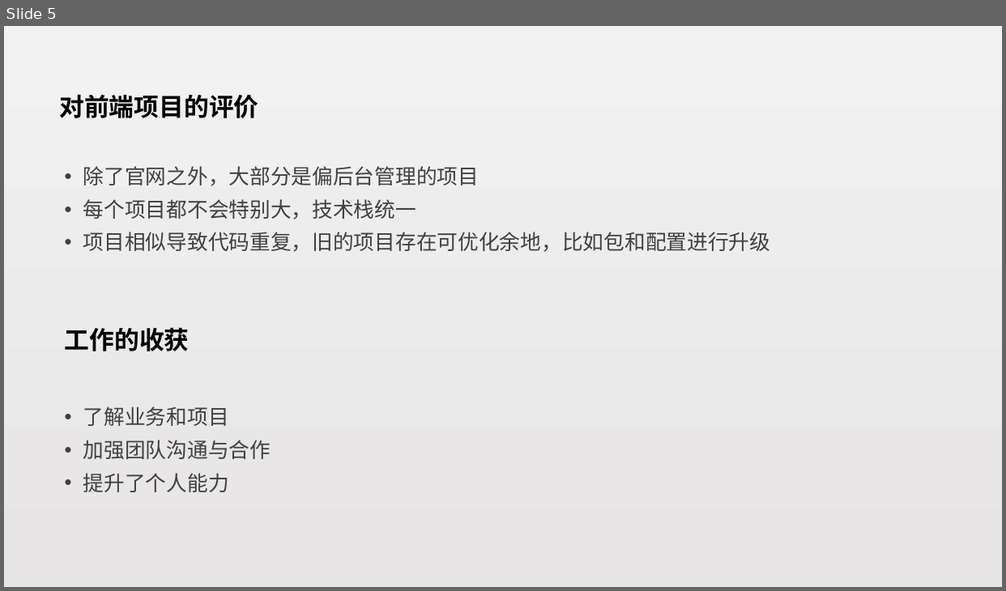
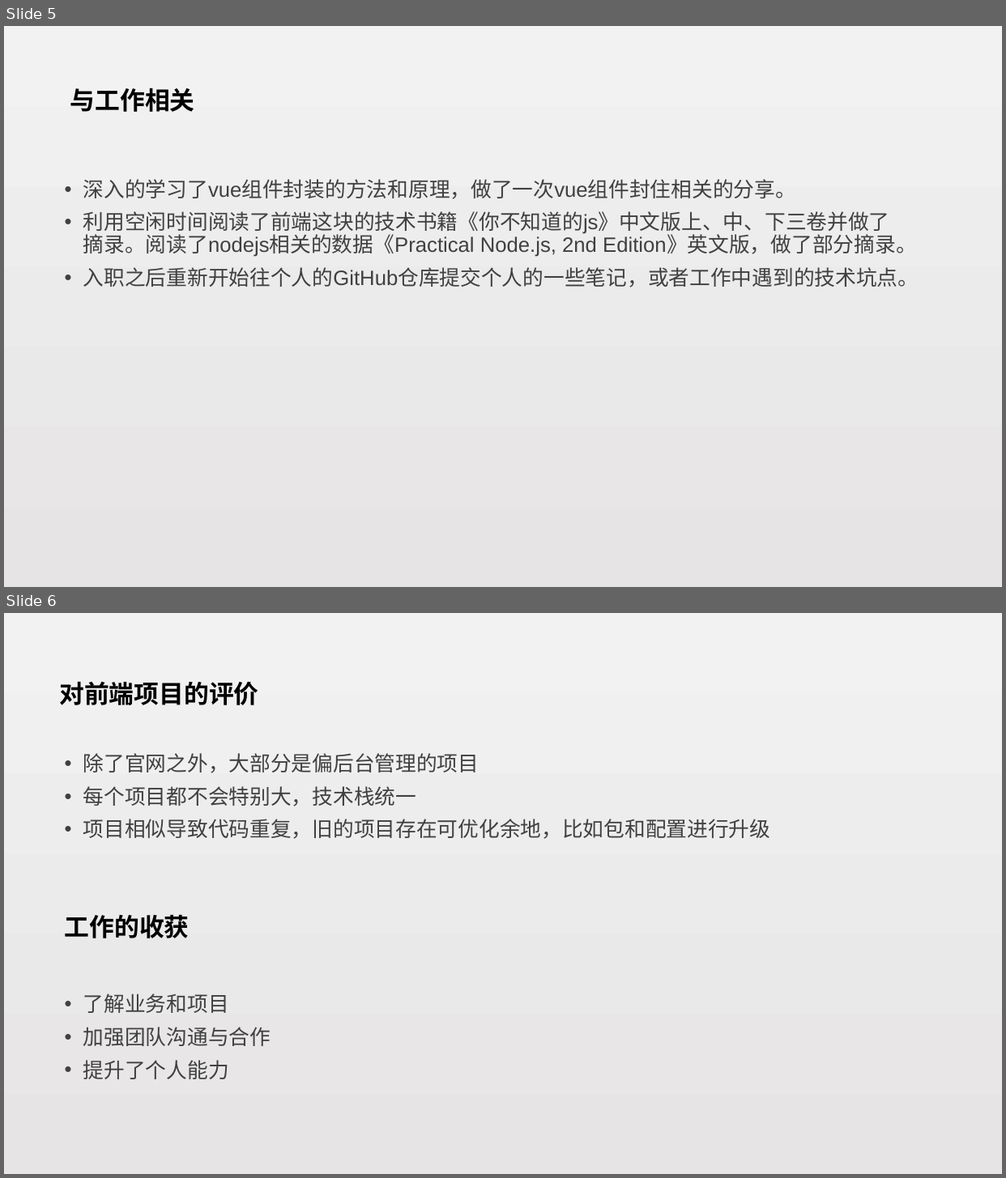
Before and after one commit to zepang/Rx_note, a slide deck: 赖泽海-试用期工作总结.pptx. Shown one above the other, each under a label of ours: slide 5 before the commit, slides 5 and 6 after it. The pictures are 1006x591 and 1006x1178 pixels, drawn with LibreOffice and Linux fonts; fonts in the diff are those of the drawing. Boxes give left, top, right and bottom in pixels: in the first picture for what was removed or moved away, otherwise in the second. Text is boxed around its words. In the diff, an @@ line names an element or a change of style, - is before the commit and + after.

Commit message:
添加试用期工作总结ppt

```diff
--- a/赖泽海-试用期工作总结.pptx
+++ b/赖泽海-试用期工作总结.pptx
@@ slide 5 added at (4, 26, 1002, 587), background gradient #F2F2F2 to #E6E4E4 @@
@@ title added at (70, 88, 195, 112), 24 pt, text #000000, bold @@
+与工作相关
@@ text added at (83, 179, 919, 288), 20 pt, text #404040 @@
+• 深入的学习了vue组件封装的方法和原理，做了一次vue组件封住相关的分享。
+• 利用空闲时间阅读了前端这块的技术书籍《你不知道的js》中文版上、中、下三卷并做了摘录。阅读了nodejs相关的数据《Practical Node.js, 2nd Edition》英文版，做了部分摘录。
+• 入职之后重新开始往个人的GitHub仓库提交个人的一些笔记，或者工作中遇到的技术坑点。
@@ what was slide 5 is now slide 6 @@
```
Also in this commit, not shown: 1 other slide added.
